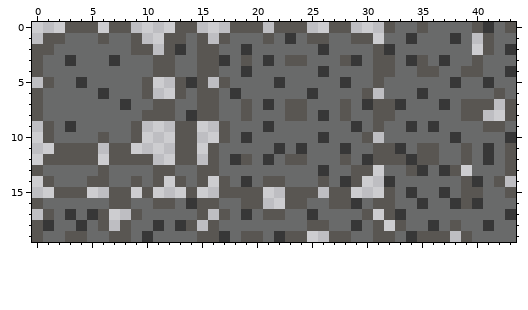
A pixel-art sprite gets an edit: Spaceship/asteroid-tile.png. Above, as it was before the edit.
The file is 44x20 pixels.
The result:
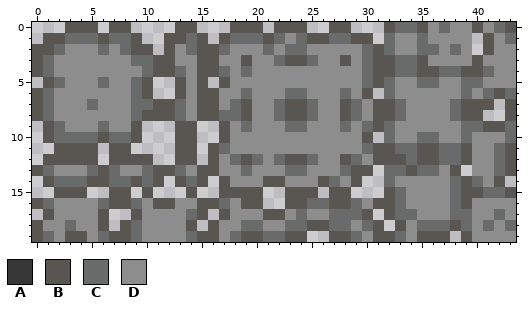
Palette (. is transparent): A #373737  B #595652  C #696a6a  D #8d8d8d
Difference:
The edit turns colour A into colour C in row 2 at x 32; in row 3 at x 34; in row 4 at x 19; in row 7 at x 33; in row 10 at x 43; in row 11 at x 33.
The edit turns colour A into colour C in row 12 at x 18 and 34; in row 13 at x 35; in row 14 at x 32 and 40; in row 16 at x 29 and 38; in row 17 at x 33; in row 18 at x 36 and 41.
The edit turns colour A into colour C in row 19 at x 22.
The edit turns colour A into colour D in row 0 at x 41; in row 1 at x 23, 34 and 38; in row 2 at x 13, 19, 26 and 43; in row 3 at x 3, 7, 17, 21, 29 and 37; in row 4 at x 26 and 43; in row 5 at x 4, 14, 22, 28, 38 and 41.
The edit turns colour A into colour D in row 6 at x 6, 18, 25 and 35; in row 7 at x 8, 21, 30 and 37; in row 8 at x 14 and 26; in row 9 at x 3, 21, 29, 34 and 36; in row 10 at x 19, 26 and 38; in row 11 at x 22, 24, 28 and 41.
The edit turns colour A into colour D in row 12 at x 21, 30 and 41; in row 13 at x 26 and 37; in row 14 at x 19 and 28; in row 15 at x 34 and 37; in row 16 at x 14, 35 and 40; in row 17 at x 3, 5, 19, 25 and 43.
The edit turns colour A into colour D in row 18 at x 1, 4, 11, 13 and 29; in row 19 at x 10, 17 and 34.
The edit turns colour C into colour D in row 0 at x 36 and 38 to 39; in row 1 at x 33, 36 to 37, 39 and 42; in row 2 at x 3 to 5, 7, 18, 20, 22, 25, 27 to 29, 33 to 34, 37, 39 and 42; in row 3 at x 2, 4 to 6, 8, 13 to 14, 18, 20, 26 to 27, 36, 38 to 39 and 41 to 43; in row 4 at x 2 to 9, 14, 18, 20 to 25, 27 to 29 and 42; in row 5 at x 3, 5, 7 to 8, 18 to 21, 23 to 27, 29, 33 to 34, 37 and 42 to 43.
The edit turns colour C into colour D in row 6 at x 2 to 5, 7 to 8, 14, 17, 20 to 22, 26 to 27, 29, 33 to 34, 36 to 38 and 40; in row 7 at x 2 to 4, 6 to 7, 14, 17, 20, 26 to 27 and 34 to 36; in row 8 at x 2 to 8, 20 to 21, 27, 30 and 34 to 37; in row 9 at x 4 to 5, 7 to 8, 18, 20, 22, 25 to 27, 33, 35 and 37 to 38; in row 10 at x 18, 20 to 25, 27 to 29, 33 to 34, 37 and 40 to 42; in row 11 at x 18 to 21, 23, 25 to 27, 29 and 40.
The edit turns colour C into colour D in row 12 at x 17, 26 to 27 and 40; in row 13 at x 2 to 4, 8 to 9, 14, 17 to 18, 20 to 22, 25, 27 and 40 to 41; in row 14 at x 18, 20, 23 to 25, 33 to 37 and 41; in row 15 at x 35 to 36; in row 16 at x 2 to 5, 10, 13, 18, 30, 34, 36 to 37 and 41 to 43; in row 17 at x 2, 4, 10 to 13, 18, 20, 23, 26, 35 to 37 and 40 to 41.
The edit turns colour C into colour D in row 18 at x 2, 5, 10, 12, 17 to 18, 21 to 22, 34, 40 and 42; in row 19 at x 2, 5, 11 to 13, 30 and 40 to 43.
Pixel boxes of the changes (left, top, right, bottom) in both pictures:
changed: (43, 22, 516, 242)
